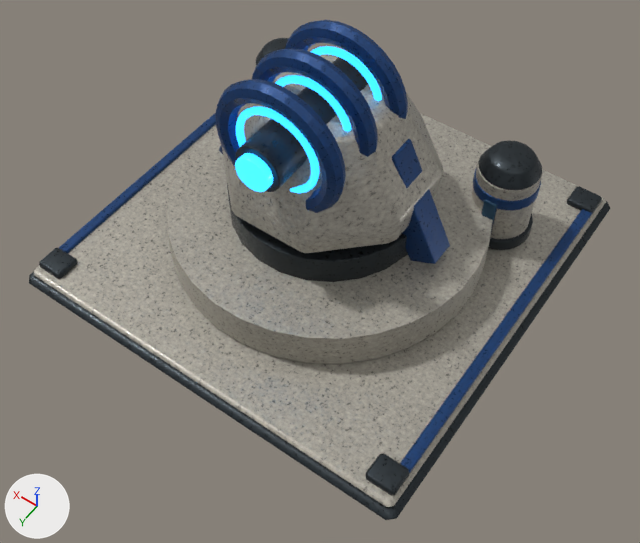
Two versions of the glTF model assets/solis/models/solis_canon_solaire.gltf, one commit apart.
Rendered twice from a 50 mm lens placed at (-4.56, 6.6, 9.66), pointed at (-0.57, 1.01, 0.88). Arrows for +X, +Y and +Z are at lower left; the lights stay in place. The older version comes first. Where no turn or scale is listed for an object, it has been applied to the vertices. Vertices at exactly the same position are counted once.

Objects in the first picture: 'Building.017_Geometry', 'GunPitch.005_Geometry', 'TurretYaw.005_Geometry'.
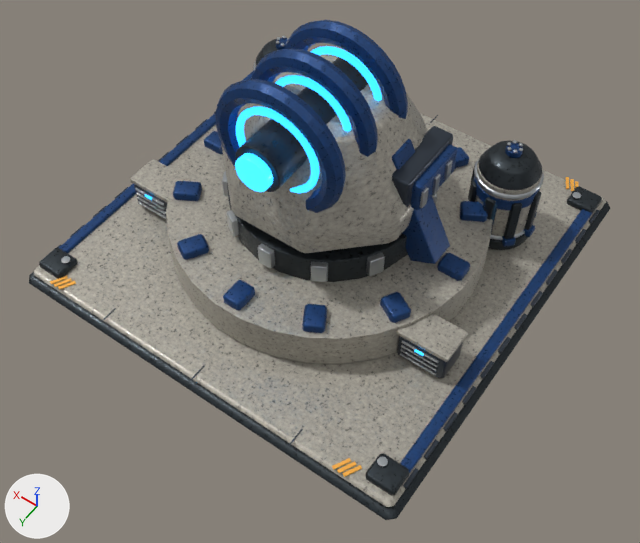
The change, as a list of edits to the scene's bpy script:
```text
Change me_bearing_004:
    remove me_bearing_004.from_pydata(...)  # 1464 vertices, 2828 faces; spans x -2.96..2.96, y -2.96..2.96, z -1.34..1.13
    add me_bearing_004.from_pydata(...)  # 6184 vertices, 11700 faces; spans x -4.06..1.86, y -2.96..2.96, z -1.31..1.16
    me_bearing_004 part 1: the loose piece of 24 vertices spanning x -2.83..-2.67, y -2.72..2.72, z -1.08..-1.0 is scaled about its middle by (0.34, 0.0483, 1.15), then moved by (-1.21, -2.44, -0.03), in mat_solis_anodized (greyish blue #3c444f)
    me_bearing_004 part 2: the loose piece of 24 vertices spanning x 2.67..2.83, y -2.72..2.72, z -1.08..-1.0 is scaled about its middle by (0.34, 0.0483, 1.15), then moved by (-0.99, -2.44, -0.03), in mat_solis_anodized (greyish blue #3c444f)
    me_bearing_004 part 3: the loose piece of 24 vertices spanning x -2.96..2.96, y -2.96..2.96, z -1.34..-1.14 is moved by (-1.1, 0.0, 0.03)
    me_bearing_004 part 4: the loose piece of 96 vertices spanning x -1.32..1.32, y -1.32..1.32, z -0.46..-0.04 is moved by (-1.1, 0.0, 0.03)
    me_bearing_004 part 5: the loose piece of 96 vertices spanning x -2.3..-1.36, y -1.93..-0.99, z -1.03..-0.85 is moved by (-1.1, 0.0, 0.03)
    me_bearing_004 part 6: the loose piece of 120 vertices spanning x -2.24..-1.42, y -1.87..-1.05, z 0.09..0.37 is moved by (-1.1, 0.0, 0.03)
    me_bearing_004 part 7: the loose piece of 24 vertices spanning x 1.79..1.88, y -1.04..-1.0, z -0.77..-0.23 is scaled about its middle by (-1.37, -3.88, 1.57), then moved by (-5.18, -0.44, -0.01), in mat_solis_gunmetal
    me_bearing_004 part 8: the loose piece of 128 vertices spanning x -2.16..2.16, y -2.16..2.16, z -1.02..-0.46 is rebuilt with 128 vertices and now spans x -3.26..1.06, y -2.16..2.16, z -0.99..-0.42
    me_bearing_004 part 9: the loose piece of 16 vertices spanning x -2.88..2.88, y -2.88..2.88, z -1.17..-1.05 is rebuilt with 16 vertices and now spans x -3.98..1.78, y -2.88..2.88, z -1.14..-1.02
    me_bearing_004 part 10: 312 vertices removed from x -2.25..2.3, y -1.93..1.0, z -1.03..1.13; 5464 vertices added at x -3.99..1.78, y -2.88..2.88, z -1.1..1.16
    other edits to the shape of me_bearing_004 do not show in these pictures
    add me_bearing_004.materials.append(mat_solis_anodized)  # greyish blue #3c444f
    add me_bearing_004.materials.append(mat_solis_machined)  # grey #b3b8bc
    add me_bearing_004.materials.append(mat_solis_amber_safety)  # orange #f6af42
Change me_heavy_weapon_tower:
    remove me_heavy_weapon_tower.from_pydata(...)  # 68 vertices, 132 faces; spans x -1.35..1.35, y -1.3..1.3, z 0.0..1.35
    add me_heavy_weapon_tower.from_pydata(...)  # 356 vertices, 660 faces; spans x -1.47..1.47, y -1.3..1.3, z 0.0..1.35
    me_heavy_weapon_tower part 11
    176 vertices are added at x -1.47..1.47, y -0.73..0.33, z 0.23..0.87
    48 new vertices lie (0.0, 0.0, -0.25) away from vertices in x -1.47..1.47, y -0.43..0.22, z 0.72
    16 new vertices lie (0.22, 0.0, 0.0) away from vertices in x -1.28..1.06, y -0.73..0.33, z 0.23..0.87
    16 new vertices lie (0.14, 0.0, 0.0) away from vertices in x -1.41..1.27, y -0.62..0.22, z 0.39..0.79
    16 new vertices lie (0.12, 0.0, 0.0) away from vertices in x -1.13..1.01, y 0.17..0.27, z 0.7..0.76
    8 new vertices lie (0.0, 0.8, 0.0) away from vertices in x -1.44..1.44, y -0.6, z 0.42..0.76
    8 new vertices lie (0.0, 0.08, 0.0) away from vertices in x -1.15..1.15, y 0.18, z 0.71..0.75
    88 new faces join them, mat_solis_anodized (greyish blue #3c444f)
    88 new faces join them, mat_solis_cobalt
    264 new faces join them, mat_solis_machined (grey #b3b8bc)
    88 new faces join them, mat_solis_energy (blue #2ca2f3, glowing blue #2eaaff)
    add me_heavy_weapon_tower.materials.append(mat_solis_anodized)  # greyish blue #3c444f
    add me_heavy_weapon_tower.materials.append(mat_solis_cobalt)
    add me_heavy_weapon_tower.materials.append(mat_solis_machined)  # grey #b3b8bc
    add me_heavy_weapon_tower.materials.append(mat_solis_energy)  # blue #2ca2f3, glowing blue #2eaaff
Change ob_building_017_geometry:
    ob_building_017_geometry.location: (0.0, 0.0, 1.34) -> (1.1, 0.0, 1.31)
```

Location of each change, (x1, y1, x2, y2) in pixels of the pictures (640 x 543 px; the box of a moved part takes in the faces that stretch with it):
'Building.017_Geometry', reshaped, moved
    before: (29, 38, 610, 520)
    after: (29, 35, 610, 520)
'TurretYaw.005_Geometry', reshaped (7% wider)
    before: (222, 50, 443, 253)
    after: (222, 50, 458, 253)
part 1 of me_bearing_004, moved or reshaped
    before: (400, 209, 592, 474)
    after: (589, 210, 599, 225)
part 2 of me_bearing_004, moved or reshaped (not visible afterwards)
    before: (59, 113, 216, 253)
part 3 of me_bearing_004, moved or reshaped
    both: (29, 201, 610, 520)
part 4 of me_bearing_004, moved or reshaped
    both: (227, 183, 408, 282)
part 5 of me_bearing_004, moved or reshaped
    before: (488, 214, 533, 250)
    after: (488, 234, 528, 250)
part 6 of me_bearing_004, moved or reshaped
    both: (479, 140, 542, 190)
part 7 of me_bearing_004, moved or reshaped (not visible before)
    after: (524, 191, 541, 238)
part 8 of me_bearing_004, rebuilt
    both: (166, 119, 493, 364)
part 9 of me_bearing_004, rebuilt
    both: (34, 113, 606, 507)
part 10 of me_bearing_004, built on (mostly hidden before)
    before: (219, 144, 543, 239)
    after: (50, 35, 592, 489)
part 11 of me_heavy_weapon_tower, added
    after: (242, 69, 458, 210)
